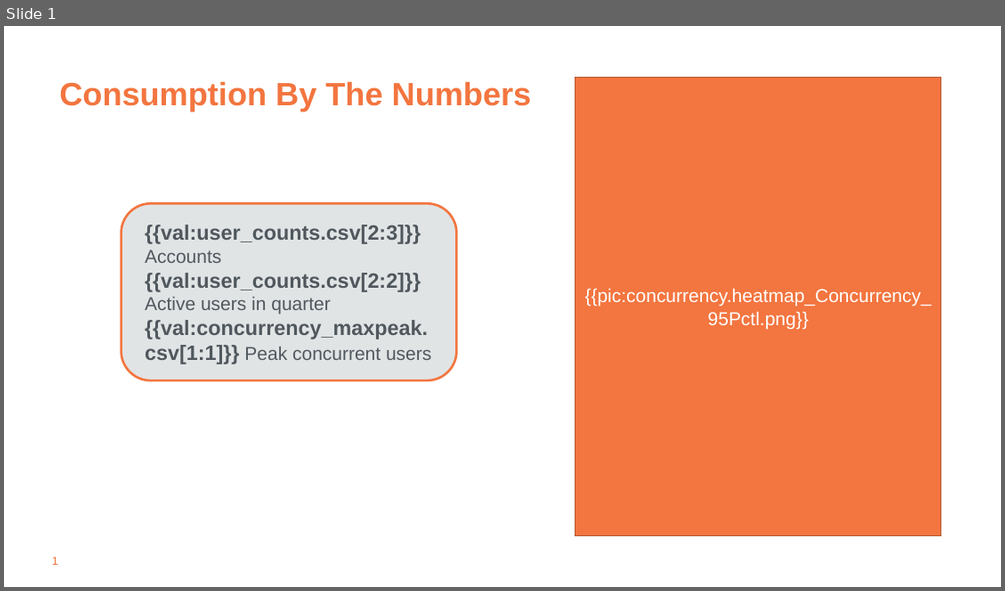
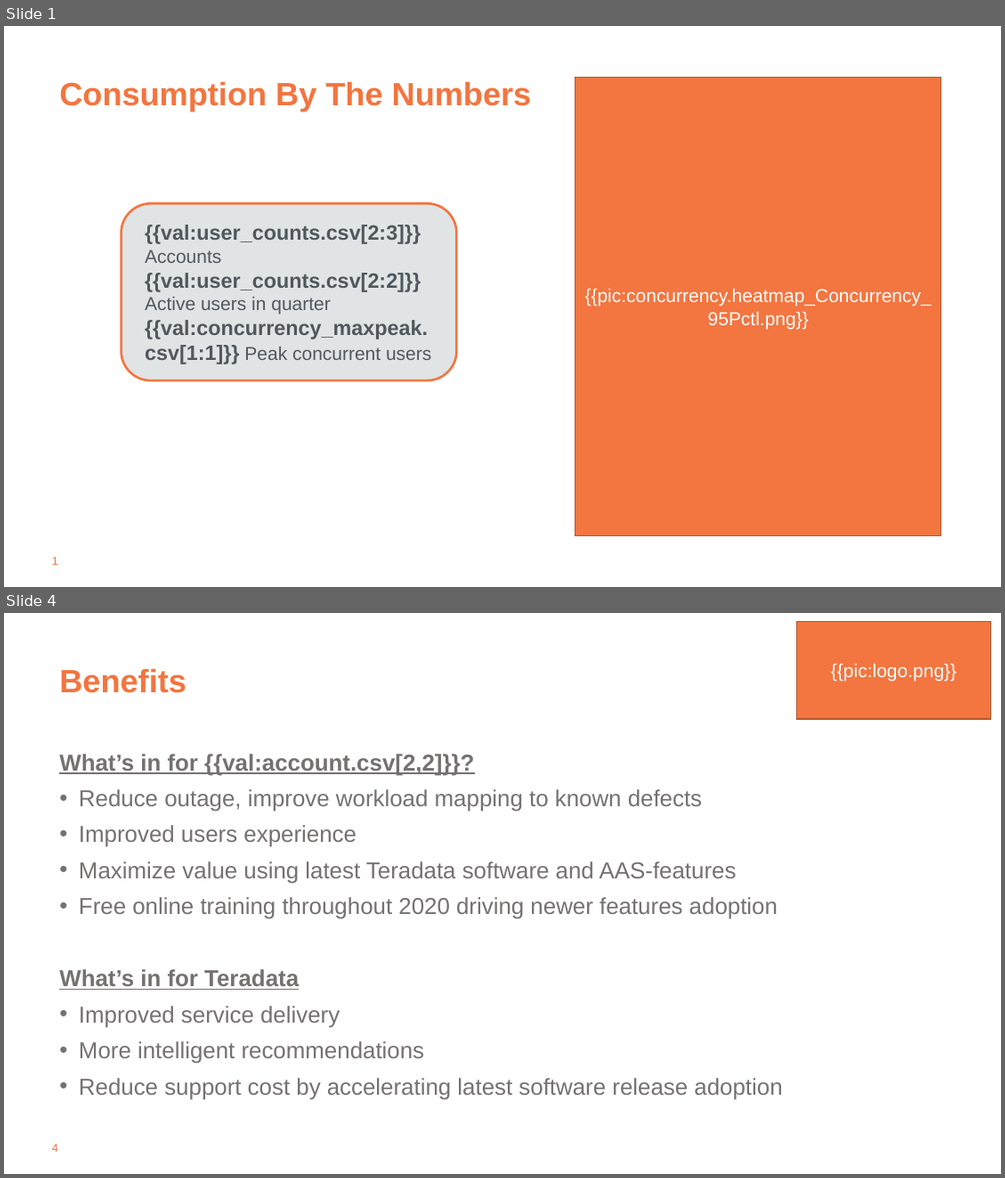
Before and after one commit to tdcoa/sql, a slide deck: filesets/success_plan/success_plan.pptx. Shown one above the other, each under a label of ours: slide 1 before the commit, slides 1 and 4 after it; the slides between them are not shown. The pictures are 1005x591 and 1005x1178 pixels, drawn with LibreOffice and Linux fonts; fonts in the diff are those of the drawing; background and template pictures are left out. Boxes give left, top, right and bottom in pixels: in the first picture for what was removed or moved away, otherwise in the second. Text is boxed around its words. In the diff, an @@ line names an element or a change of style, - is before the commit and + after.

```diff
--- a/filesets/success_plan/success_plan.pptx
+++ b/filesets/success_plan/success_plan.pptx
@@ slide 4 added at <box>4,613,1001,1174</box>, background #FFFFFF; not listed: 1 template element that a slide beside it also shows @@
@@ rectangle added at <box>797,622,991,719</box>, fill #F3753F, outline #B4572F 1 pt, 18 pt, text #FFFFFF @@
+{{pic:logo.png}}
@@ title added at <box>59,668,186,693</box>, 31 pt, text #F3753F, bold @@
+Benefits
@@ text added at <box>59,754,782,1100</box>, 22.2 pt, text #767171 @@
+What’s in for {{val:account.csv[2,2]}}?
+• Reduce outage, improve workload mapping to known defects
+• Improved users experience
+• Maximize value using latest Teradata software and AAS-features
+• Free online training throughout 2020 driving newer features adoption
+What’s in for Teradata
+• Improved service delivery
+• More intelligent recommendations
+• Reduce support cost by accelerating latest software release adoption
```
Also in this commit, not shown: 3 other slides added.
